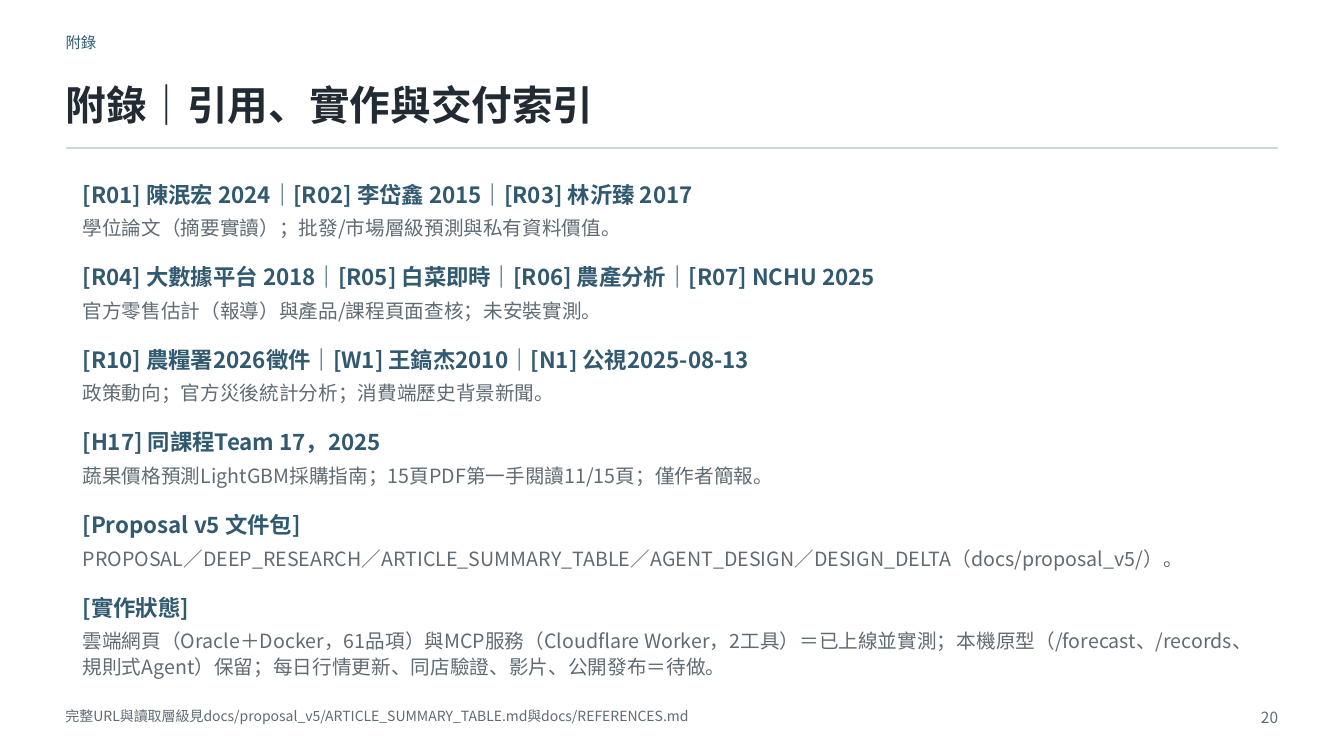
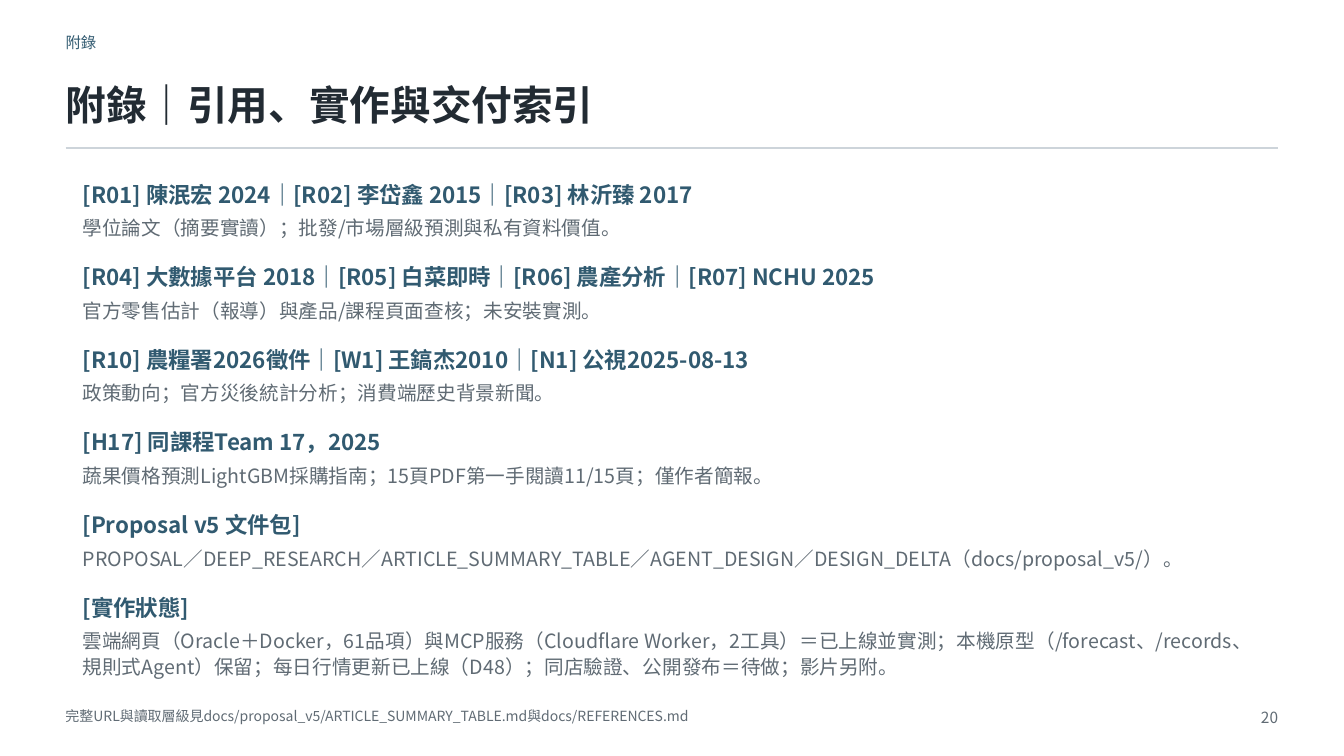
Before and after one commit to prometheans152/FreshMarketPriceForecastAgent, a slide deck: slide 20 of slides/proposal_v7/FMPA_Proposal_v7.pptx. Drawn at 1344x756 pixels with LibreOffice and Linux fonts; fonts in the diff are those of the drawing. Boxes give left, top, right and bottom in pixels: in the first picture for what was removed or moved away, otherwise in the second. Text is boxed around its words. In the diff, an @@ line names an element or a change of style, - is before the commit and + after.

```diff
--- a/slides/proposal_v7/FMPA_Proposal_v7.pptx
+++ b/slides/proposal_v7/FMPA_Proposal_v7.pptx
@@ text at box(83, 631, 1252, 679): text changed @@
-雲端網頁（Oracle＋Docker，61品項）與MCP服務（Cloudflare Worker，2工具）＝已上線並實測；本機原型（/forecast、/records、規則式Agent）保留；每日行情更新、同店驗證、影片、公開發布＝待做。
+雲端網頁（Oracle＋Docker，61品項）與MCP服務（Cloudflare Worker，2工具）＝已上線並實測；本機原型（/forecast、/records、規則式Agent）保留；每日行情更新已上線（D48）；同店驗證、公開發布＝待做；影片另附。
```
Also in this commit, not shown: 3 other slides changed, 53 other files.
